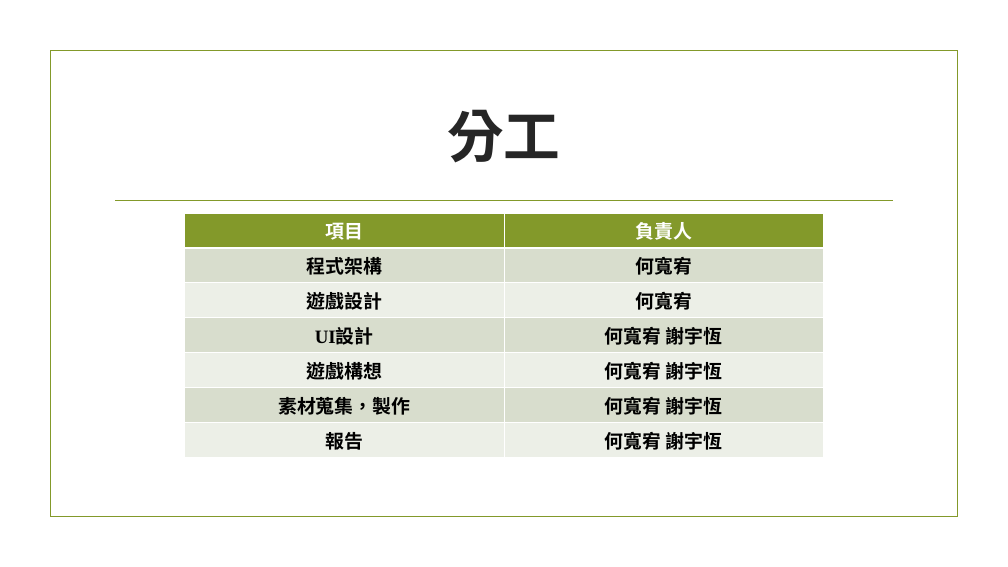
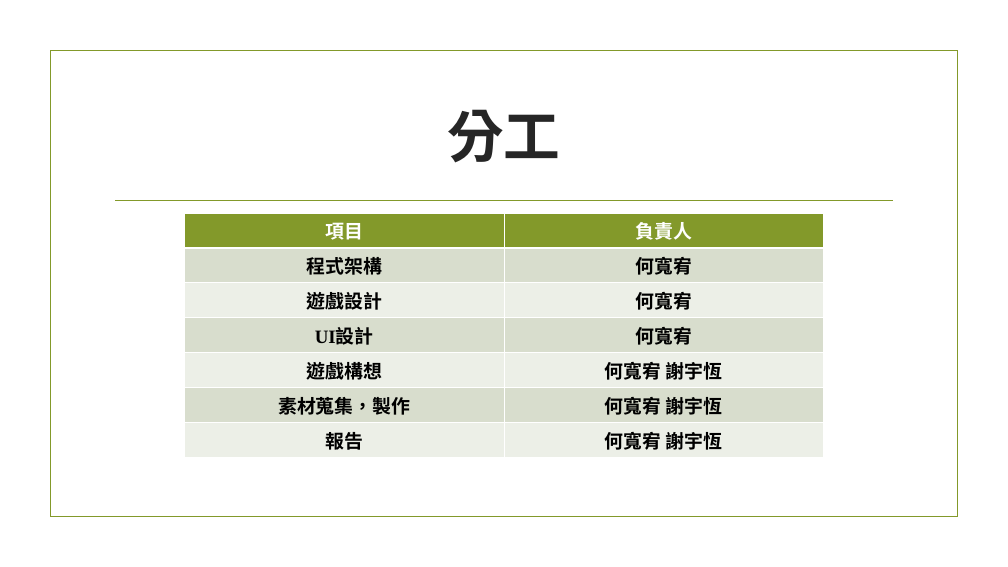
Before and after one commit to HoKuanYu/Final-Project, a slide deck: slide 9 of ppt/06-00557019-00557006-戰車模擬器-期末報告.pptx. Drawn at 1008x567 pixels with LibreOffice and Linux fonts; fonts in the diff are those of the drawing; background and template pictures are left out. Boxes give left, top, right and bottom in pixels: in the first picture for what was removed or moved away, otherwise in the second. Text is boxed around its words. In the diff, an @@ line names an element or a change of style, - is before the commit and + after.

Commit message:
ppt

```diff
--- a/ppt/06-00557019-00557006-戰車模擬器-期末報告.pptx
+++ b/ppt/06-00557019-00557006-戰車模擬器-期末報告.pptx
@@ table at (185,213,824,454) @@
-row 4, column 2: 何寬宥 謝宇恆
+row 4, column 2: 何寬宥
```
